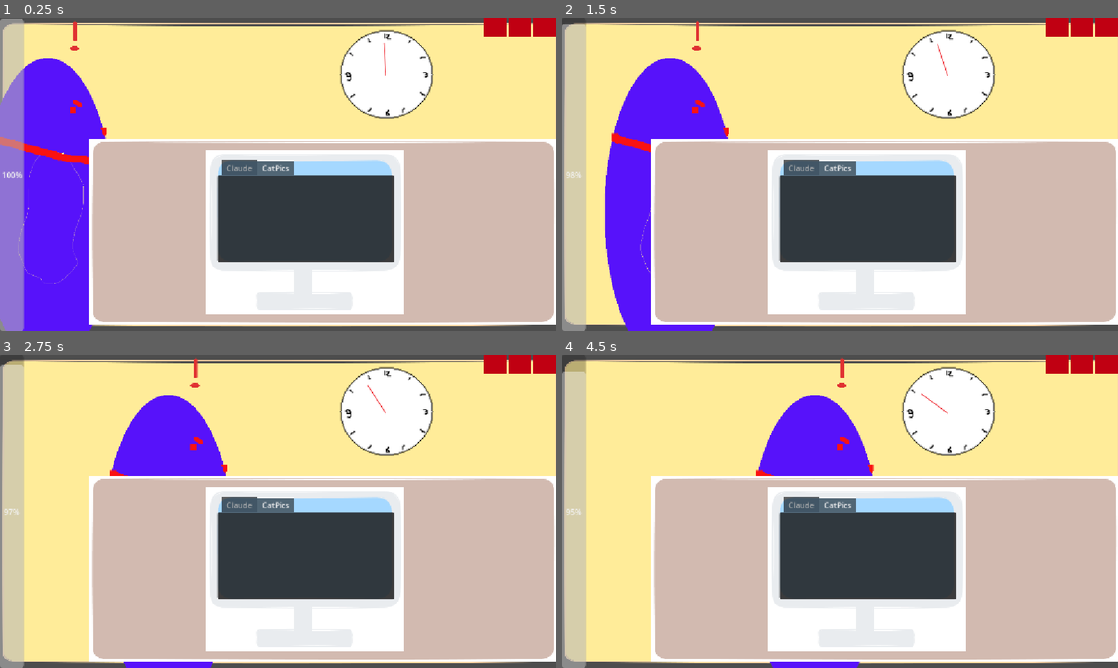
Above: before the commit, frames 1-4 (two rows, left to right).
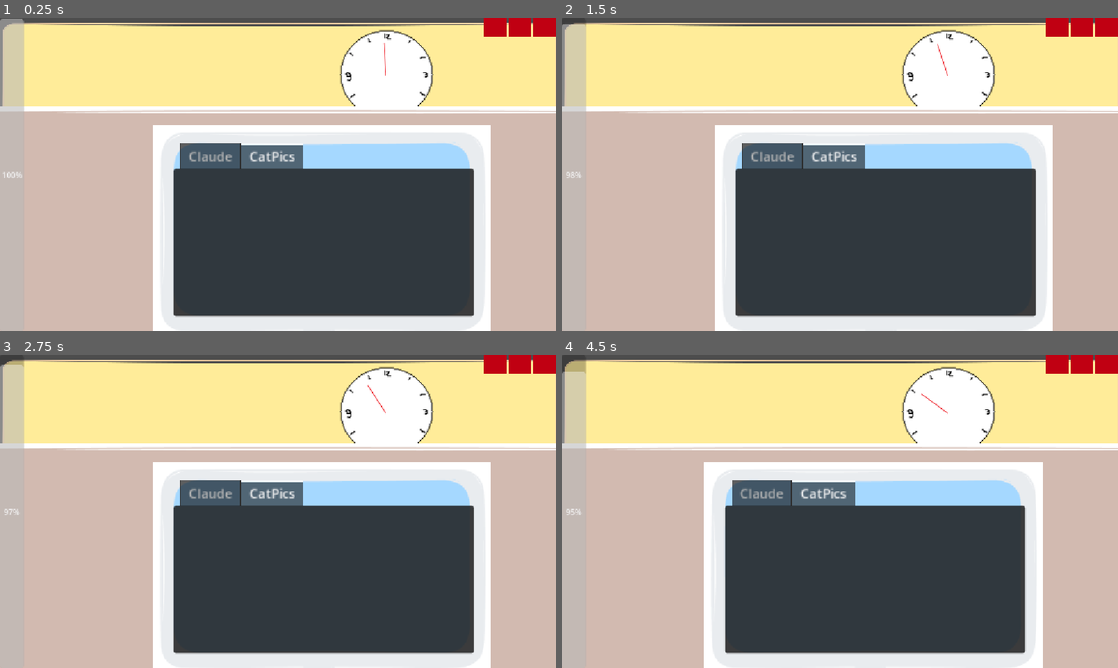
Above: after the commit, the same moments.

Repository: natleahh/gmtk-jam-2026
Game: Godot game, scene res://prototypes/ADHDHell/main.tscn
Same seed, same stepped clock (60 frames per second), same inputs: the game is played once before the commit and once after it. The project has no main scene, so this scene is started directly.
Inputs (mouse positions are in pixels of both pictures, inside the frame that each line leads up to):
- Up to frame 1 (0.25 s): no input
- Up to frame 2 (1.5 s): move the mouse to (962, 158) at 0.52 s; move the mouse to (728, 190) at 1.27 s
- Up to frame 3 (2.75 s): move the mouse to (333, 442) at 2.02 s
- Up to frame 4 (4.5 s): move the mouse to (812, 574) at 2.77 s; move the mouse to (1006, 558) at 3.52 s; move the mouse to (673, 464) at 4.27 s

The runs differ from the first frame. In frame 1, 51% of the frame differs, in the area x 0-100%, y 0-100%; in frame 2, 48%; in frame 3, 48%; in frame 4, 48%.

Commit message:
Update boss placeholder spritesheet

Diff:
--- a/prototypes/ADHDHell/boss/boss.tscn
+++ b/prototypes/ADHDHell/boss/boss.tscn
@@ -1,9 +1,7 @@
 [gd_scene format=3 uid="uid://br7aiyq58itld"]
 
 [ext_resource type="Script" uid="uid://drq8rlnurvmxq" path="res://prototypes/ADHDHell/boss.gd" id="1_6n03a"]
-[ext_resource type="Texture2D" uid="uid://0415e7pkjtc6" path="res://prototypes/ADHDHell/boss/boss-forward.png" id="2_3wusa"]
-[ext_resource type="Texture2D" uid="uid://eoesfrgmoarr" path="res://prototypes/ADHDHell/boss/boss-alert.png" id="2_oftmp"]
-[ext_resource type="Texture2D" uid="uid://bnlhvuv0qrwwa" path="res://prototypes/ADHDHell/boss/boss-side.png" id="3_oftmp"]
+[ext_resource type="Texture2D" uid="uid://c0rifreniv2m6" path="res://prototypes/ADHDHell/boss/boss-sprite-sheet.png" id="3_vna0k"]
 
 [sub_resource type="Curve2D" id="Curve2D_w2pej"]
 _data = {
@@ -11,11 +9,27 @@
 }
 point_count = 2
 
+[sub_resource type="AtlasTexture" id="AtlasTexture_6n03a"]
+atlas = ExtResource("3_vna0k")
+region = Rect2(0, 0, 357, 783)
+
+[sub_resource type="AtlasTexture" id="AtlasTexture_3wusa"]
+atlas = ExtResource("3_vna0k")
+region = Rect2(714, 0, 357, 783)
+
+[sub_resource type="AtlasTexture" id="AtlasTexture_oftmp"]
+atlas = ExtResource("3_vna0k")
+region = Rect2(1071, 0, 357, 783)
+
+[sub_resource type="AtlasTexture" id="AtlasTexture_vna0k"]
+atlas = ExtResource("3_vna0k")
+region = Rect2(357, 0, 357, 783)
+
 [sub_resource type="SpriteFrames" id="SpriteFrames_15pk6"]
 animations = [{
 "frames": [{
 "duration": 1.0,
-"texture": ExtResource("3_oftmp")
+"texture": SubResource("AtlasTexture_6n03a")
 }],
 "loop": 0,
 "name": &"patrol",
@@ -23,7 +37,7 @@
 }, {
 "frames": [{
 "duration": 1.0,
-"texture": ExtResource("2_3wusa")
+"texture": SubResource("AtlasTexture_3wusa")
 }],
 "loop": 0,
 "name": &"pissed",
@@ -31,7 +45,7 @@
 }, {
 "frames": [{
 "duration": 1.0,
-"texture": ExtResource("2_3wusa")
+"texture": SubResource("AtlasTexture_oftmp")
 }],
 "loop": 0,
 "name": &"satisfied",
@@ -39,7 +53,7 @@
 }, {
 "frames": [{
 "duration": 1.0,
-"texture": ExtResource("2_oftmp")
+"texture": SubResource("AtlasTexture_vna0k")
 }],
 "loop": 0,
 "name": &"sus",
@@ -63,11 +77,6 @@
 sprite_frames = SubResource("SpriteFrames_15pk6")
 animation = &"sus"
 
-[node name="BossAlert" type="Sprite2D" parent="PatrolPath/PatrolFollow/BossPatrollingSprite" unique_id=487997414]
-position = Vector2(29, -362)
-scale = Vector2(0.65, 0.31463414)
-texture = ExtResource("2_oftmp")
-
 [node name="PatrolTimer" type="Timer" parent="." unique_id=805256266]
 wait_time = 2.0
 
